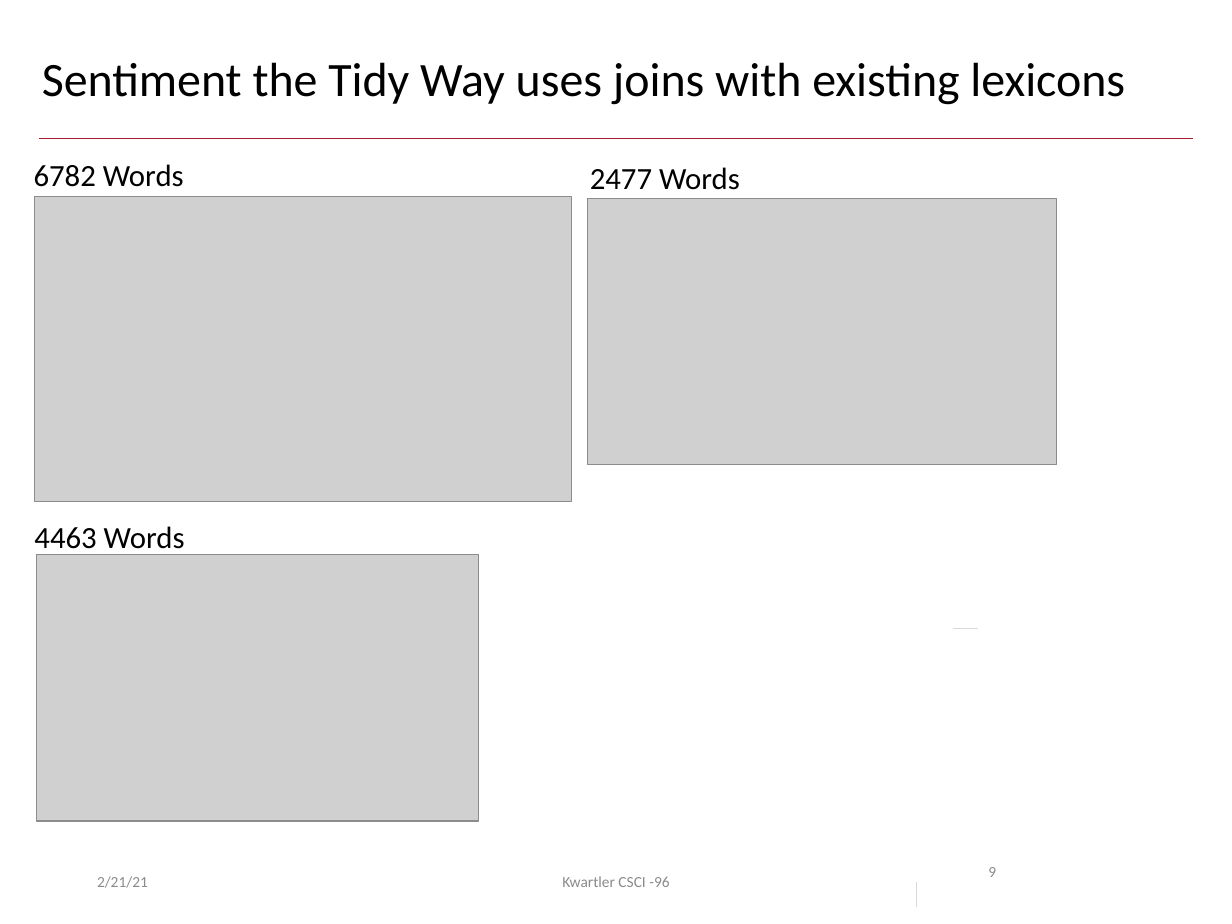
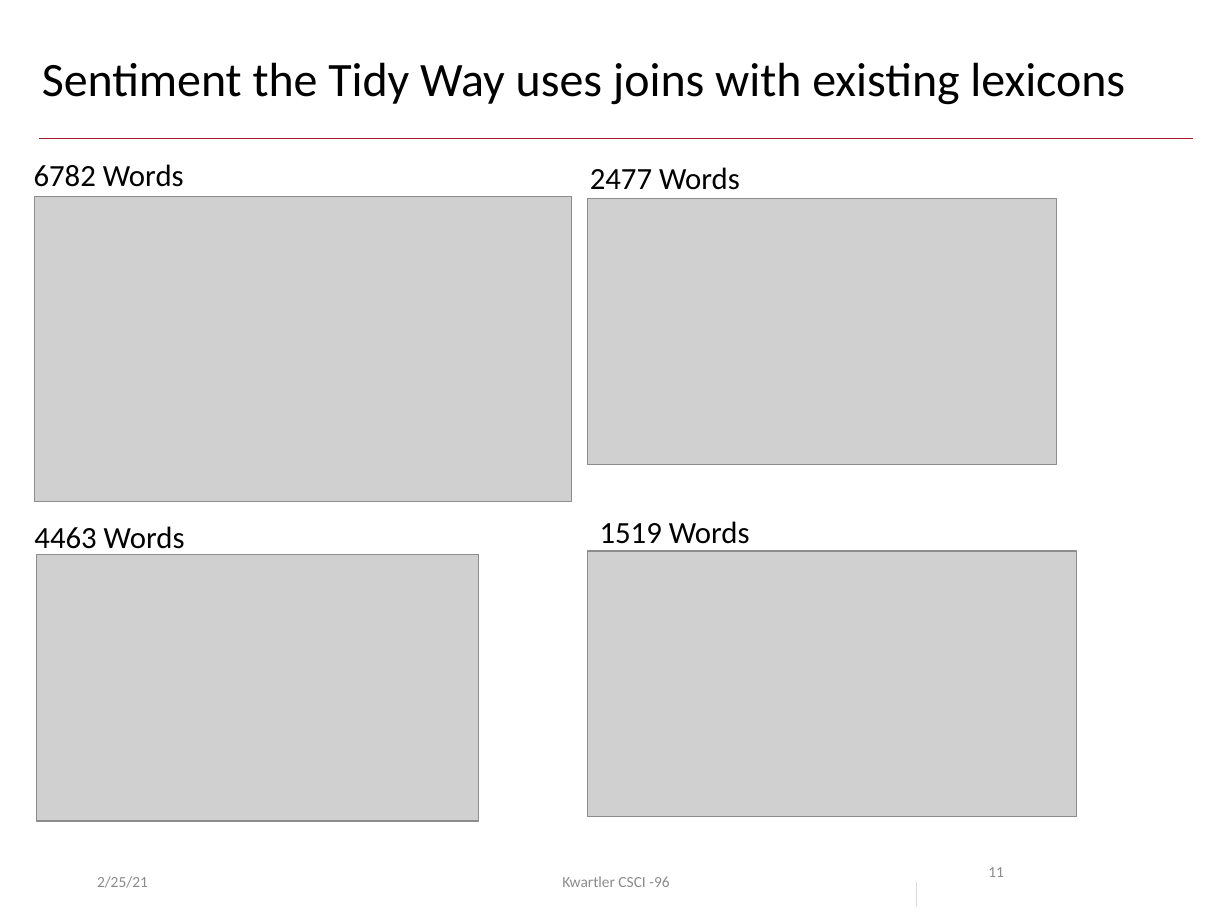
Before and after one commit to kwartler/Harvard_NLP_Student, a slide deck: slide 11 of lessons/E_Polarization_Sentiment/tidy sentiment.pptx (slide 9 before the commit). Drawn at 1232x924 pixels with LibreOffice and Linux fonts; fonts in the diff are those of the drawing; grey boxes stand for pictures; background and template pictures are left out. Boxes give left, top, right and bottom in pixels: in the first picture for what was removed or moved away, otherwise in the second. Text is boxed around its words. In the diff, an @@ line names an element or a change of style, - is before the commit and + after.

```diff
--- a/lessons/E_Polarization_Sentiment/tidy sentiment.pptx
+++ b/lessons/E_Polarization_Sentiment/tidy sentiment.pptx
@@ text added at bbox=[600, 521, 750, 551], 18 pt, text #000000 @@
+1519 Words
@@ picture added at bbox=[588, 551, 1077, 816] @@
@@ line removed from (954, 628) to (978, 628) @@
@@ page number at bbox=[988, 867, 1004, 877]: text changed @@
-9
+11
@@ text at bbox=[97, 876, 148, 888]: text changed @@
-2/21/21
+2/25/21
```
Also in this commit, not shown: 12 other slides changed, 2 slides added, 2 slides removed, 5 other files.
